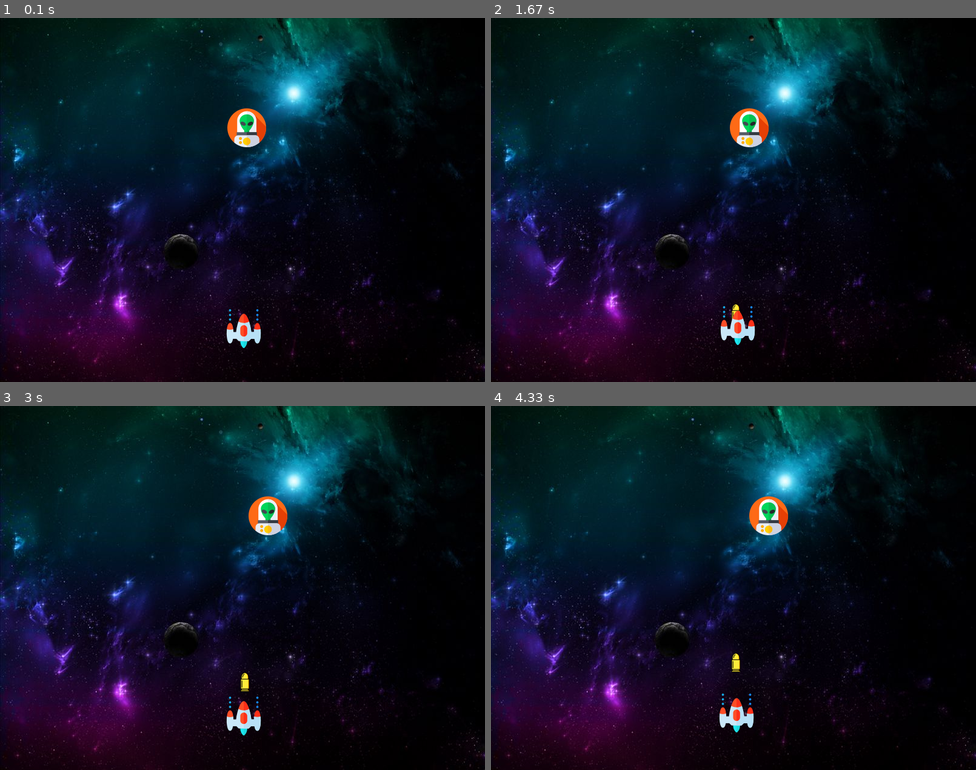
Above: before the commit, frames 1-4 (two rows, left to right).
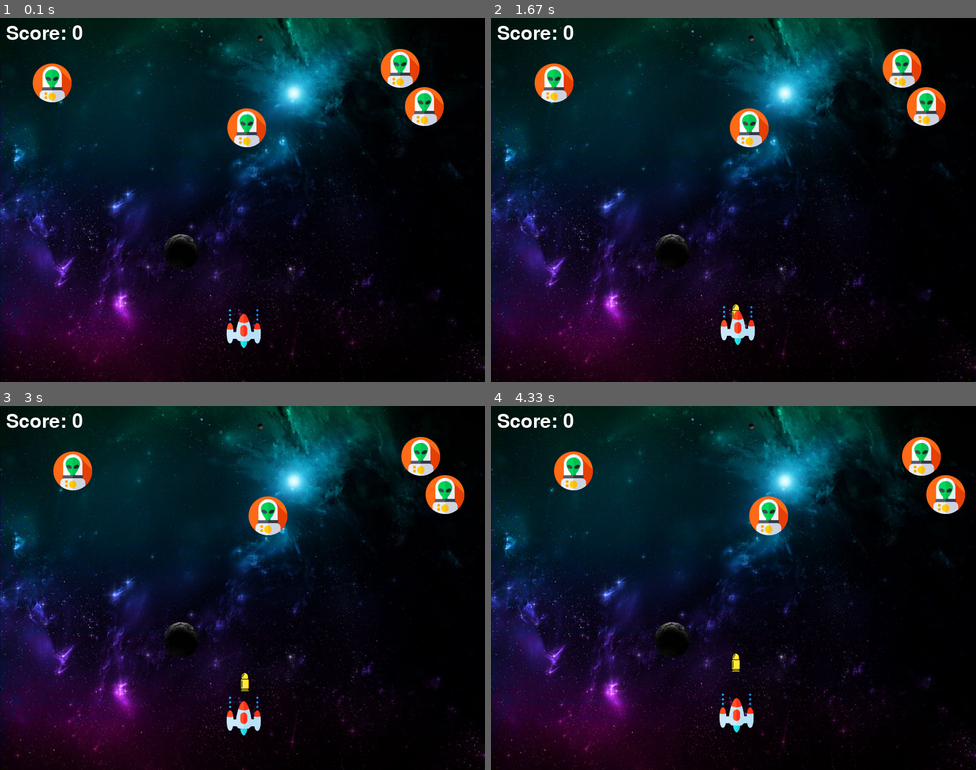
Above: after the commit, the same moments.

Repository: idansarid/ort
Game: pygame game, started from space_invader/game/space.py
Same seed, same stepped clock (60 frames per second), same inputs: the game is played once before the commit and once after it.
Inputs:
- Up to frame 1 (0.1 s): no input
- Up to frame 2 (1.67 s): hold Right 0.33-0.8 s; hold Up 0.83-1.13 s; tap Space at 0.9, 1.23, 1.53 s; hold Right 1.17-1.63 s
- Up to frame 3 (3 s): hold Left 1.67-2.2 s; tap Space at 1.73, 2.03, 2.3, 2.63, 2.93 s; hold Down 2.23-2.53 s; hold Left 2.57-2.97 s
- Up to frame 4 (4.33 s): hold Up 3-3.37 s; tap Space at 3.07, 3.47, 3.77, 4.13 s; hold Right 3.4-4.03 s; hold Down from 4.07 s (still down)

The runs differ from the first frame. In frame 1, 2.3% of the frame differs, in the area x 1-92%, y 2-30%; in frame 2, 2.3%; in frame 3, 2.3%; in frame 4, 2.3%.

Commit message:
dlafjkadslfjsadfl Signed-off-by: unknown <cleancode1010@gmail.com>

Diff:
--- a/space_invader/game/infra/Board.py
+++ b/space_invader/game/infra/Board.py
@@ -23,16 +23,23 @@
 WHITE = (255, 255, 255)
 BLACK = (0, 0, 0)
 
+font = pygame.font.Font('freesansbold.ttf', 32)
+
+
 
 class Board(object):
 
     def __init__(self):
         self.player = Player()
-        self.enemy = Enemy()
+        self.enemies = [Enemy(),Enemy(), Enemy(),Enemy()]
         self.bullet = Bullet()
         self.screen = pygame.display.set_mode((WIDTH, HEIGHT))
         self.score = 0
         self.background = pygame.image.load("outer_space.jpg")
+
+    def show_score(self, x=10, y=10):
+        score = font.render("Score: {}".format(str(self.score)),True, (255,255,255))
+        self.screen.blit(score,(x,y))
 
     def player_blit(self, x, y):
         self.screen.blit(playerImg, (x, y))
--- a/space_invader/game/infra/Enemy.py
+++ b/space_invader/game/infra/Enemy.py
@@ -23,12 +23,3 @@
         elif self.x >= 736:
             self.enemyX_change = -0.2
             self.x += self.enemyX_change
-
-    def __sub__(self, other):
-        pass
-
-    def __divmod__(self, other):
-        pass
-
-    def __mul__(self, other):
-        pass
--- a/space_invader/game/space.py
+++ b/space_invader/game/space.py
@@ -36,7 +36,8 @@
         board.player.y += board.player.playerY_change
         # boundaries of space ships
         board.player.move()
-        board.enemy.move()
+        for enemy in board.enemies:
+            enemy.move()
 
         # bullet handling
         if board.bullet.y <= 0:
@@ -45,15 +46,20 @@
         elif board.bullet.bullet_state == "fire":
             board.fire_bullet(board.bullet.x, board.bullet.y)
             board.bullet.y -= board.bullet.bulletY_change
-            board.bullet_hits_enemy(x2=board.enemy.x, x1=board.bullet.x, y2=board.enemy.y, y1=board.bullet.y)
+            # board.bullet_hits_enemy(x2=board.enemy.x, x1=board.bullet.x, y2=board.enemy.y, y1=board.bullet.y)
 
-        if board.is_collision(x2=board.enemy.x, x1=board.bullet.x, y2=board.enemy.y, y1=board.bullet.y):
-            board.bullet.y = 480
-            board.bullet.bullet_state = "ready"
-            board.score += 1
-            board.enemy.x = random.randint(0, 735)
-            board.enemy.y = random.randint(50, 150)
+        for enemy in board.enemies:
+            if board.is_collision(x2=enemy.x, x1=board.bullet.x, y2=enemy.y, y1=board.bullet.y):
+                board.bullet.y = 480
+                board.bullet.bullet_state = "ready"
+                board.score += 1
+                enemy.x = random.randint(0, 735)
+                enemy.y = random.randint(50, 150)
+                print(board.score)
 
         board.player_blit(board.player.x, board.player.y)
-        board.enemy_blit(board.enemy.x, board.enemy.y)
+        for enemy in board.enemies:
+            board.enemy_blit(enemy.x, enemy.y)
+
+        board.show_score()
         pygame.display.update()
